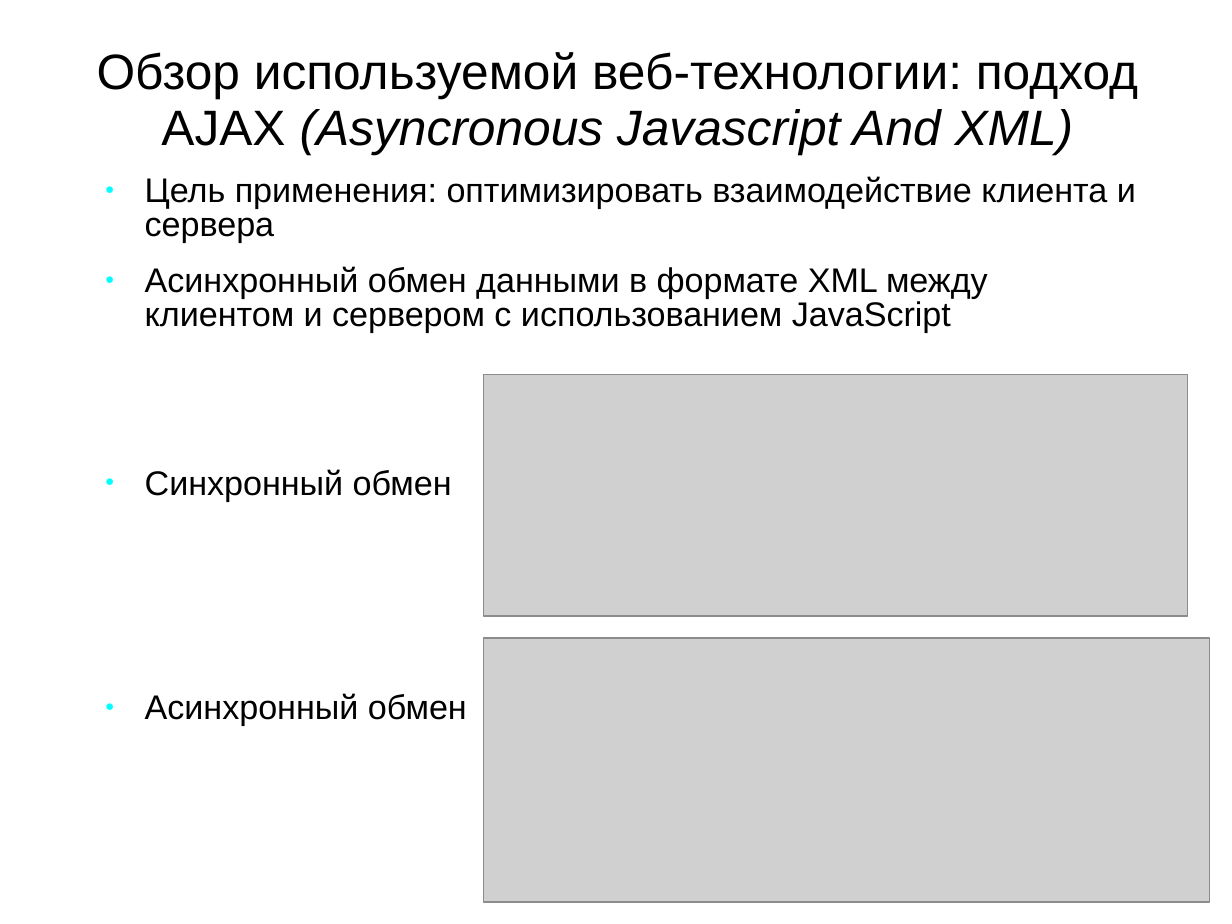
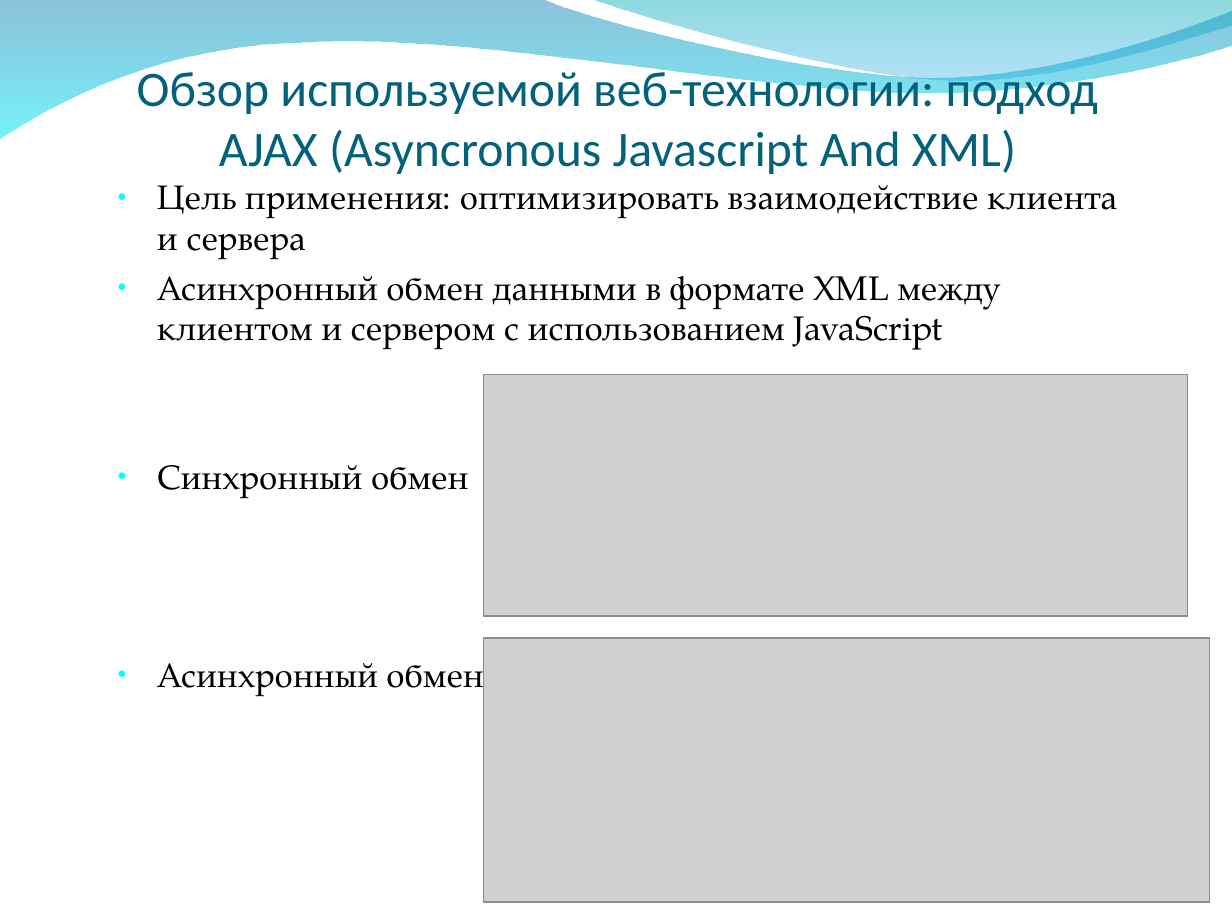
Before and after one commit to aeremenok/a-team-777, a slide deck: slide 5 of diploma/eav/diploma/demo.ppt. Drawn at 1232x924 pixels with LibreOffice and Linux fonts; fonts in the diff are those of the drawing; grey boxes stand for pictures; background and template pictures are left out. Boxes give left, top, right and bottom in pixels: in the first picture for what was removed or moved away, otherwise in the second. Text is boxed around its words. In the diff, an @@ line names an element or a change of style, - is before the commit and + after.

```diff
--- a/diploma/eav/diploma/demo.ppt
+++ b/diploma/eav/diploma/demo.ppt
@@ freeform shape added at [0,0,1232,140], fill gradient #0079AF to #00EBF8 @@
@@ title "Обзор используемой веб-технологии: подход AJAX ..." at [137,65,1098,174]: font Arial to Calibri, text colour #000000 to #04617B; italic off in "(Asyncronous Javascript And XML)"; line spacing 0.93 to 1; vertical alignment middle to bottom @@
@@ freeform shape added at [590,0,1232,85], fill gradient #00ADB6 to #009BE5 @@
@@ text "Цель применения: оптимизировать взаимодействие клиента ..." at [157,185,1117,697]: font Arial to TeX Gyre Pagella; line spacing 0.83 to 1; less space between paragraphs @@
```
Also in this commit, not shown: 14 other slides changed, 1 slide added, 1 slide removed, 1 other file.
